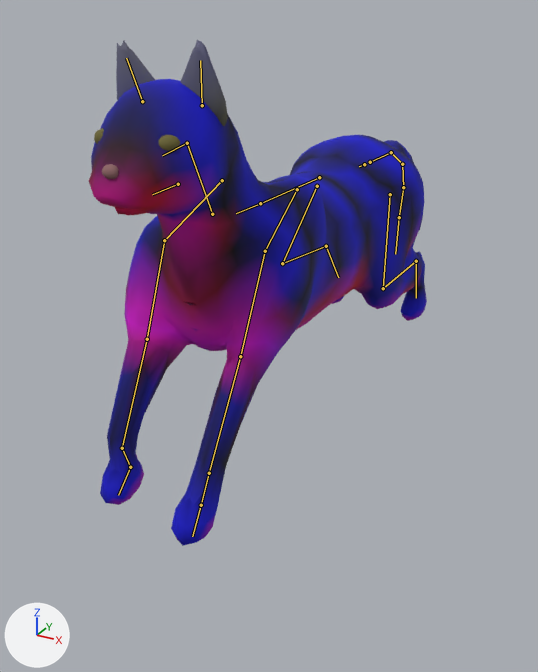
Two versions of the glTF model assets/beast_feline.glb, one commit apart.
The view is the same before and after, from a camera (50 mm lens) standing at (0.29, -0.594, 0.364) and looking at (-0.037, 0.0, 0.067). The axes (+X, +Y, +Z) are drawn at lower left. The lights are the same throughout. The older version comes first. Both versions are drawn at frame 4 of the action 'run'; the numbers are the values there. The bones that change, and the others that lie on the model, are drawn over the model as lines.

In view in the first picture: 'beast_feline_fur', 'beast_feline_horn'.
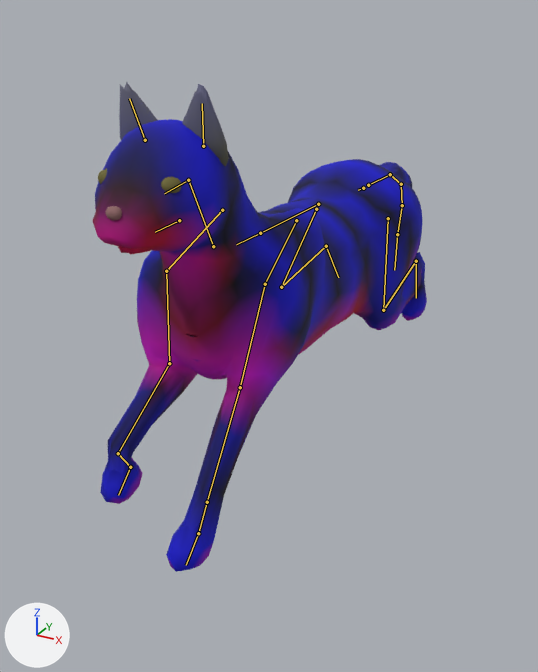
The change, as JSON lines over the scene's bpy script:
```json
{"block": "bone_pelvis", "where": "bone_pelvis = bpy.data.objects['beast_feline_rig'].pose.bones['pelvis']"}
{"op": "set", "path": "bone_pelvis.location", "old": "(0.0, -0.002, 0.02)", "new": "(0.0, -0.004, 0.044)"}
{"block": "bone_upperarm_l", "where": "bone_upperarm_l = bpy.data.objects['beast_feline_rig'].pose.bones['upperarm.L']  # child of 'scapula.L'"}
{"op": "set", "path": "bone_upperarm_l.rotation_quaternion", "old": "(0.986, -0.164, -0.016, 0.007)", "new": "(0.984, -0.175, -0.016, 0.009)", "note": "degrees (-19, -2, 1) -> degrees (-20, -2, 1)"}
{"block": "bone_ftoe_l", "where": "bone_ftoe_l = bpy.data.objects['beast_feline_rig'].pose.bones['ftoe.L']  # child of 'wrist.L'"}
{"op": "set", "path": "bone_ftoe_l.rotation_quaternion", "old": "(0.882, 0.472, 0.0, 0.0)", "new": "(0.938, 0.346, 0.004, -0.003)", "note": "degrees (56, 0, 0) -> degrees (41, 1, 0)"}
{"block": "bone_upperarm_r", "where": "bone_upperarm_r = bpy.data.objects['beast_feline_rig'].pose.bones['upperarm.R']  # child of 'scapula.R'"}
{"op": "set", "path": "bone_upperarm_r.rotation_quaternion", "old": "(0.98, -0.197, 0.01, -0.008)", "new": "(0.999, -0.028, 0.013, -0.016)", "note": "degrees (-23, 1, -1) -> degrees (-3, 1, -2)"}
{"block": "bone_forearm_r", "where": "bone_forearm_r = bpy.data.objects['beast_feline_rig'].pose.bones['forearm.R']  # child of 'upperarm.R'"}
{"op": "set", "path": "bone_forearm_r.rotation_quaternion", "old": "(0.979, 0.203, 0.007, -0.007)", "new": "(0.978, -0.21, -0.004, 0.001)", "note": "degrees (23, 1, -1) -> degrees (-24, 0, 0)"}
{"block": "bone_wrist_r", "where": "bone_wrist_r = bpy.data.objects['beast_feline_rig'].pose.bones['wrist.R']  # child of 'forearm.R'"}
{"op": "set", "path": "bone_wrist_r.rotation_quaternion", "old": "(0.871, 0.492, 0.002, -0.002)", "new": "(0.636, 0.771, -0.001, -0.001)", "note": "degrees (59, 0, 0) -> degrees (101, 0, 0)"}
{"block": "bone_ftoe_r", "where": "bone_ftoe_r = bpy.data.objects['beast_feline_rig'].pose.bones['ftoe.R']  # child of 'wrist.R'"}
{"op": "set", "path": "bone_ftoe_r.rotation_quaternion", "old": "(0.996, -0.084, -0.003, 0.002)", "new": "(0.979, -0.202, 0.0, 0.0)", "note": "degrees (-10, 0, 0) -> degrees (-23, 0, 0)"}
{"block": "bone_thigh_l", "where": "bone_thigh_l = bpy.data.objects['beast_feline_rig'].pose.bones['thigh.L']  # child of 'pelvis'"}
{"op": "set", "path": "bone_thigh_l.rotation_quaternion", "old": "(0.964, 0.267, 0.012, 0.015)", "new": "(0.959, 0.281, 0.015, 0.01)", "note": "degrees (31, 1, 2) -> degrees (33, 1, 2)"}
{"block": "bone_shin_l", "where": "bone_shin_l = bpy.data.objects['beast_feline_rig'].pose.bones['shin.L']  # child of 'thigh.L'"}
{"op": "set", "path": "bone_shin_l.rotation_quaternion", "old": "(0.998, 0.065, -0.017, -0.014)", "new": "(0.986, 0.168, -0.013, -0.008)", "note": "degrees (7, -2, -2) -> degrees (19, -1, -1)"}
{"block": "bone_hock_l", "where": "bone_hock_l = bpy.data.objects['beast_feline_rig'].pose.bones['hock.L']  # child of 'shin.L'"}
{"op": "set", "path": "bone_hock_l.rotation_quaternion", "old": "(0.999, -0.052, -0.01, 0.006)", "new": "(0.986, -0.17, 0.0, 0.003)", "note": "degrees (-6, -1, 1) -> degrees (-20, 0, 0)"}
{"block": "bone_shin_r", "where": "bone_shin_r = bpy.data.objects['beast_feline_rig'].pose.bones['shin.R']  # child of 'thigh.R'"}
{"op": "set", "path": "bone_shin_r.rotation_quaternion", "old": "(0.926, 0.376, 0.021, 0.009)", "new": "(0.877, 0.48, 0.019, 0.004)", "note": "degrees (44, 2, 2) -> degrees (57, 2, 1)"}
{"block": "bone_hock_r", "where": "bone_hock_r = bpy.data.objects['beast_feline_rig'].pose.bones['hock.R']  # child of 'shin.R'"}
{"op": "set", "path": "bone_hock_r.rotation_quaternion", "old": "(0.994, 0.104, 0.019, -0.009)", "new": "(1.0, -0.016, 0.008, -0.004)", "note": "degrees (12, 2, -1) -> degrees (-2, 1, -1)"}
```

Boxes (x1, y1, x2, y2) around the edits, measured in the pictures (538 x 672 px):
```json
{"object": "beast_feline_fur", "change": "posed", "before": [89, 40, 427, 546], "after": [93, 82, 427, 572]}
{"object": "beast_feline_horn", "change": "posed", "before": [94, 128, 180, 179], "after": [98, 169, 182, 220]}
{"bone": "pelvis", "before": "(364, 164) to (359, 166)", "after": "(363, 188) to (358, 190)"}
{"bone": "upperarm.L", "before": "(265, 251) to (240, 356)", "after": "(265, 284) to (240, 387)"}
{"bone": "ftoe.L", "before": "(201, 505) to (192, 536)", "after": "(198, 533) to (186, 565)"}
{"bone": "upperarm.R", "before": "(164, 240) to (147, 339)", "after": "(166, 271) to (169, 363)"}
{"bone": "forearm.R", "before": "(147, 339) to (122, 448)", "after": "(169, 363) to (118, 453)"}
{"bone": "wrist.R", "before": "(122, 448) to (130, 467)", "after": "(118, 453) to (130, 467)"}
{"bone": "thigh.L", "before": "(390, 194) to (383, 288)", "after": "(388, 218) to (383, 310)"}
{"bone": "shin.L", "before": "(383, 288) to (416, 261)", "after": "(383, 310) to (416, 261)"}
{"bone": "shin.R", "before": "(282, 263) to (326, 246)", "after": "(281, 287) to (326, 246)"}
```
